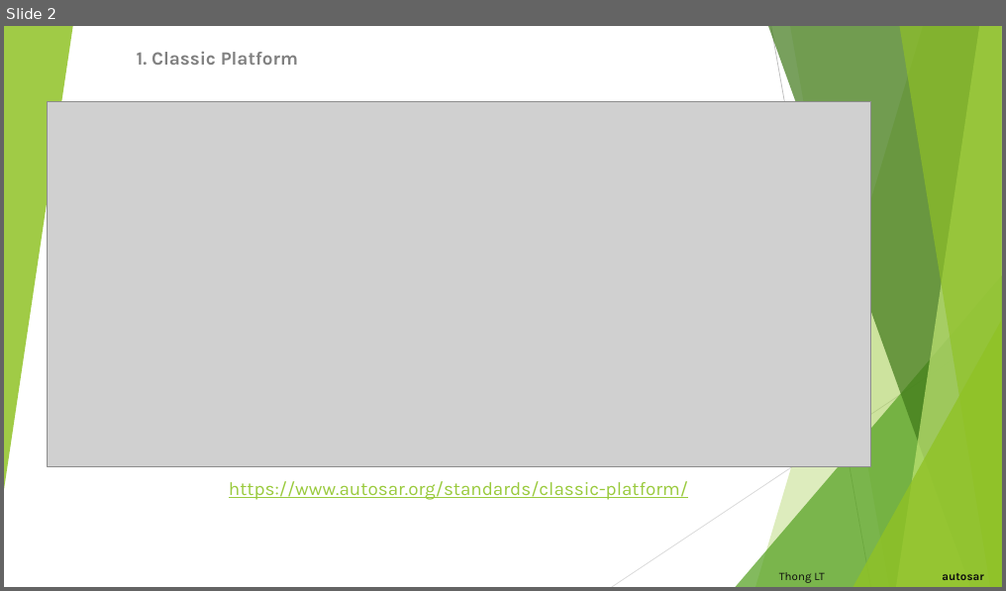
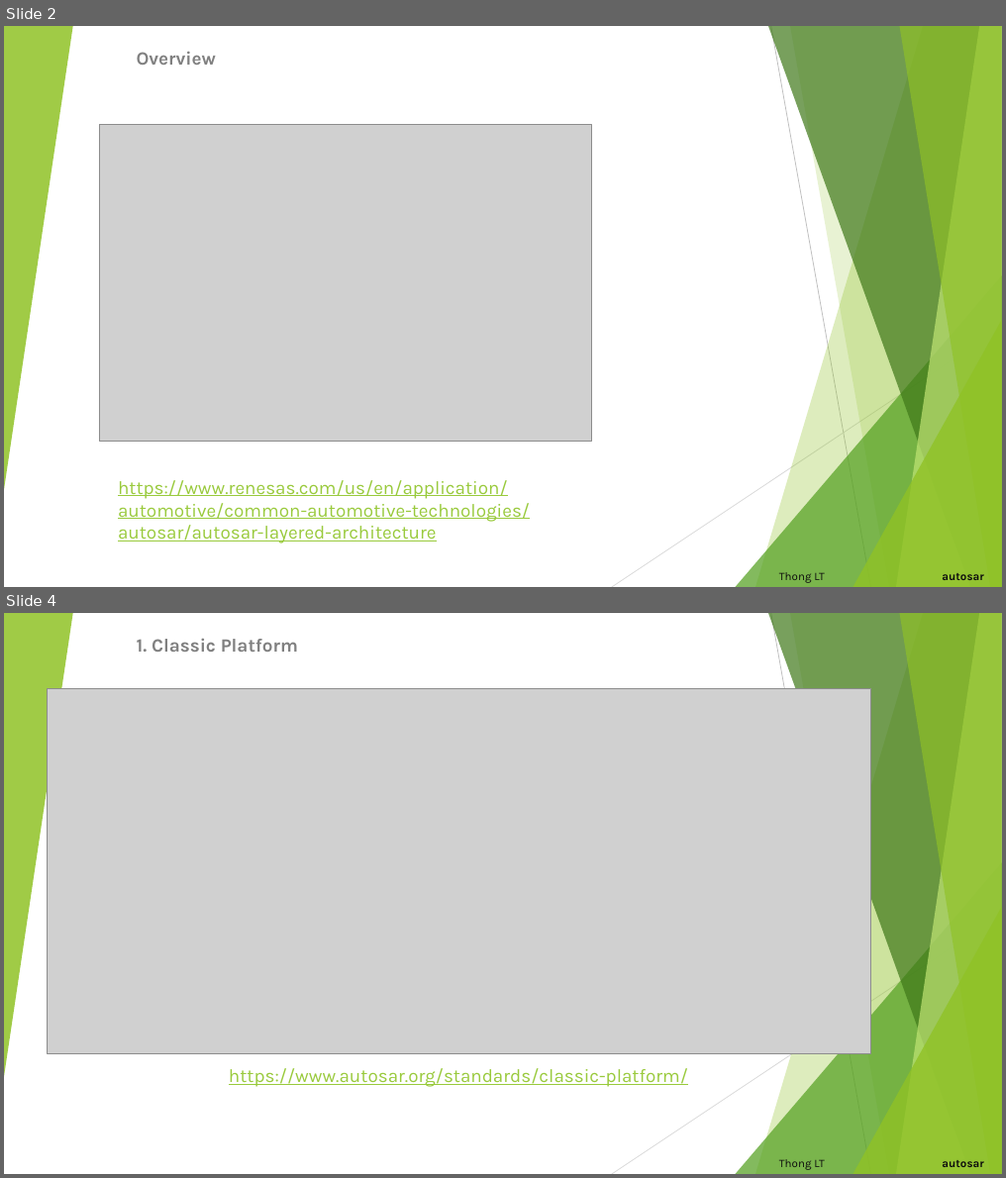
Before and after one commit to letrthong/autosar, a slide deck: Autosar.pptx. Shown one above the other, each under a label of ours: slide 2 before the commit, slides 2 and 4 after it; the slides between them are not shown. The pictures are 1006x591 and 1006x1178 pixels, drawn with LibreOffice and Linux fonts; fonts in the diff are those of the drawing; grey boxes stand for pictures. Boxes give left, top, right and bottom in pixels: in the first picture for what was removed or moved away, otherwise in the second. Text is boxed around its words. In the diff, an @@ line names an element or a change of style, - is before the commit and + after.

```diff
--- a/Autosar.pptx
+++ b/Autosar.pptx
@@ slide 2 added at <box>4,26,1002,587</box>, background #FFFFFF; not listed: 10 template elements that a slide beside it also shows @@
@@ subtitle added at <box>137,51,216,65</box>, 18 pt, text #808080, bold @@
+Overview
@@ picture added at <box>99,125,592,442</box> @@
@@ text added at <box>118,480,530,544</box>, 18 pt, text #99CA3C, underline @@
+https://www.renesas.com/us/en/application/automotive/common-automotive-technologies/autosar/autosar-layered-architecture
@@ title added at <box>779,572,984,583</box>, 11 pt, text #0D0D0D @@
+Thong LT autosar
@@ what was slide 2 is now slide 4 @@
```
Also in this commit, not shown: 2 slides changed, 4 other slides added, 1 other file.
